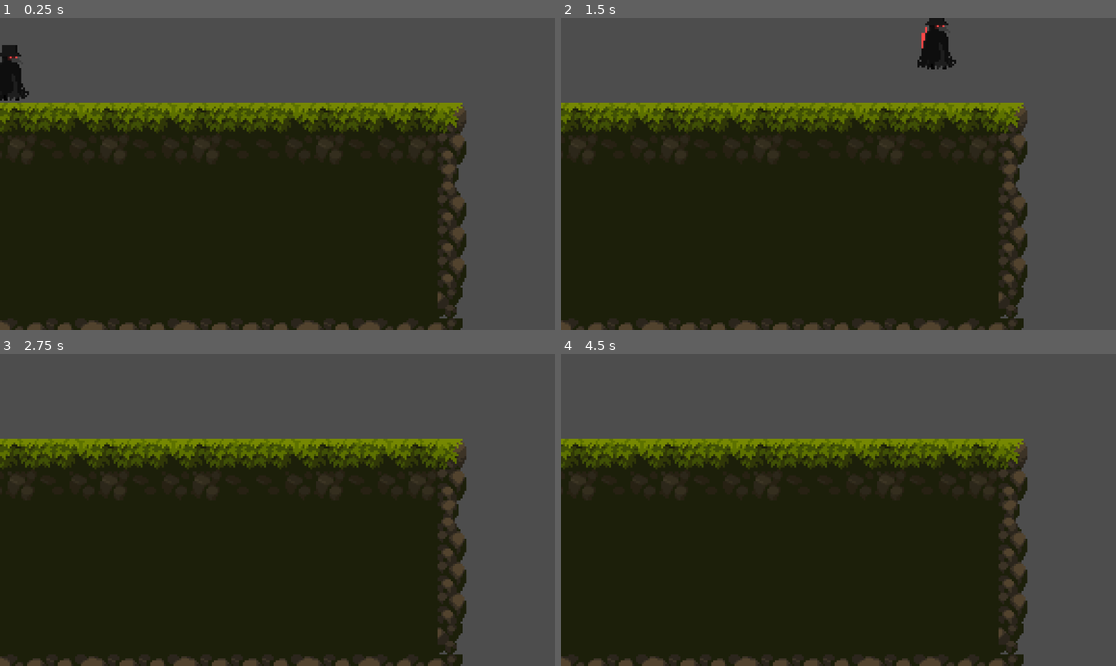
Above: before the commit, frames 1-4 (two rows, left to right).
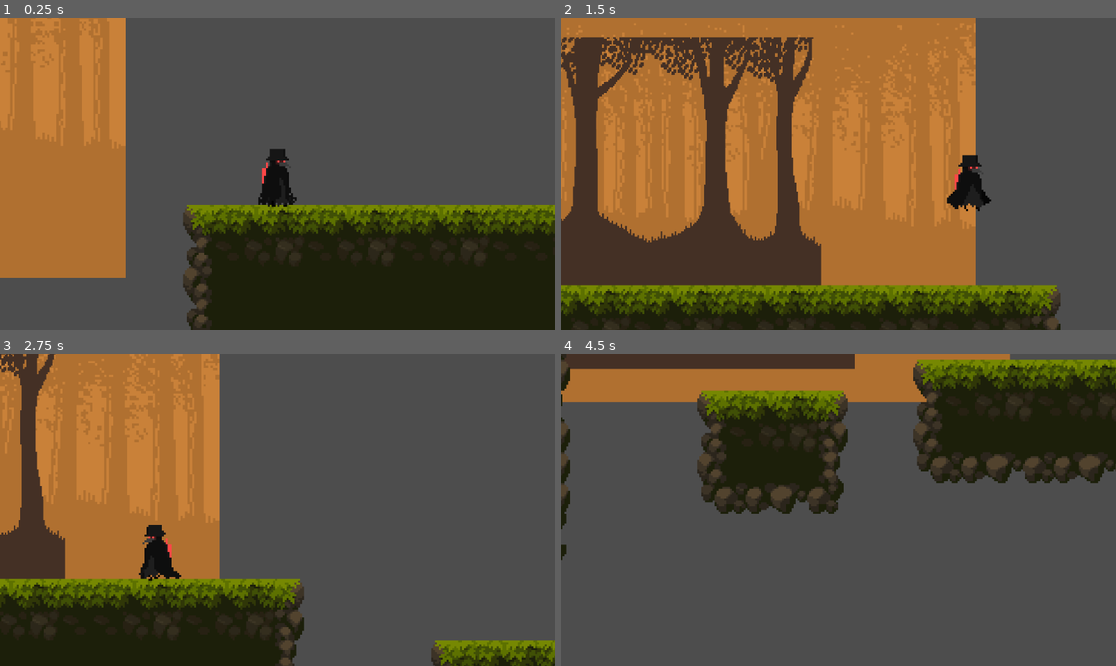
Above: after the commit, the same moments.

Repository: ryahaw43/RyanHGodot1
Game: Godot game, scene res://Levels/level.tscn
Two runs of this game, one before a commit and one after it. Both use one fixed random seed, a clock stepped at 60 frames per second and the inputs below.
Inputs:
- Up to frame 1 (0.25 s): no input
- Up to frame 2 (1.5 s): hold D (right) from 0.53 s (still down); tap Space (jump) at 0.6, 0.77, 1.07, 1.35 s
- Up to frame 3 (2.75 s): tap Space (jump) at 1.52, 1.82, 2.1 s; release D (right) at 2.03 s; hold A (left) from 2.03 s (still down)
- Up to frame 4 (4.5 s): release A (left) at 2.78 s; hold D (right) 2.78-4.28 s; tap Space (jump) at 2.85, 3.02, 3.32, 3.6, 3.77, 4.07, 4.35 s; hold A (left) from 4.28 s (still down)

The runs differ from the first frame. In frame 1, 58% of the frame differs, in the area x 0-100%, y 0-100%; in frame 2, 75%; in frame 3, 61%; in frame 4, 81%.

Commit message:
First commit of new repo
added double jump , experimenting with parallax backgrounds

Diff:
--- a/Characters/player.gd
+++ b/Characters/player.gd
@@ -3,25 +3,32 @@
 
 @export var speed : float = 200.0
 @export var jump_velocity : float = -150.0
-@export var double_jump_velocity : float = -100
+@export var double_jump_velocity : float = -200
+
+@onready var animated_sprite : AnimatedSprite2D = $AnimatedSprite2D
 
 # Get the gravity from the project settings to be synced with RigidBody nodes.
 var gravity = ProjectSettings.get_setting("physics/2d/default_gravity")
 var has_double_jumped : bool = false
-
+var animation_locked : bool = false
+var direction :Vector2 = Vector2.ZERO
+var was_in_air : bool = false
 
 func _physics_process(delta):
 	# Add the gravity.
 	if not is_on_floor():
 		velocity.y += gravity * delta
+		was_in_air = true
 	else:
 		has_double_jumped = false
+
+
 
 	# Handle Jump.
 	if Input.is_action_just_pressed("jump"):
 		if is_on_floor():
 			# Normal jump from floor
-			velocity.y = jump_velocity
+			jump()
 		elif not has_double_jumped:
 			# Double jump in air
 			velocity.y = double_jump_velocity
@@ -29,10 +36,42 @@
 
 	# Get the input direction and handle the movement/deceleration.
 	# As good practice, you should replace UI actions with custom gameplay actions.
-	var direction = Input.get_axis("left", "right")
+	direction = Input.get_vector("left", "right", "up", "down")
+
 	if direction:
-		velocity.x = direction * speed
+		velocity.x = direction.x * speed
 	else:
 		velocity.x = move_toward(velocity.x, 0, speed)
 
+
 	move_and_slide()
+	update_animation()
+	update_facing_direction()
+
+func update_animation():
+	if not animation_locked:
+		if not is_on_floor():
+			animated_sprite.play("jump_loop")
+		else:
+			if direction.x != 0:
+				animated_sprite.play("run")
+			else:
+				animated_sprite.play("idle")
+
+func update_facing_direction():
+	if direction.x > 0:
+		animated_sprite.flip_h = false
+	elif direction.x < 0:
+		animated_sprite.flip_h = true
+
+func jump():
+	velocity.y = jump_velocity
+	animated_sprite.play ("jump")
+	animation_locked = true
+
+
+func _on_animated_sprite_2d_animation_finished():
+	if(animated_sprite.animation == "jump"):
+		animation_locked = false
+	elif(animated_sprite.animation == "jump"):
+		animation_locked = false
--- a/Characters/player.tscn
+++ b/Characters/player.tscn
@@ -1,7 +1,163 @@
-[gd_scene load_steps=4 format=3 uid="uid://7j2bl3i5s1mf"]
+[gd_scene load_steps=25 format=3 uid="uid://7j2bl3i5s1mf"]
 
 [ext_resource type="Script" path="res://Characters/player.gd" id="1_0pyda"]
 [ext_resource type="Texture2D" uid="uid://djnpxbs1tapph" path="res://Crow Animations/crow_idle.png" id="1_y1haq"]
+[ext_resource type="Texture2D" uid="uid://clsnlmvpsu75s" path="res://Crow Animations/crow_walk.png" id="3_4qff2"]
+[ext_resource type="Texture2D" uid="uid://ftbvea2xf8xd" path="res://Crow Animations/crow_jump.png" id="3_jgj0u"]
+
+[sub_resource type="AtlasTexture" id="AtlasTexture_wnxv4"]
+atlas = ExtResource("1_y1haq")
+region = Rect2(0, 0, 64, 64)
+
+[sub_resource type="AtlasTexture" id="AtlasTexture_slmi2"]
+atlas = ExtResource("1_y1haq")
+region = Rect2(64, 0, 64, 64)
+
+[sub_resource type="AtlasTexture" id="AtlasTexture_yqc14"]
+atlas = ExtResource("1_y1haq")
+region = Rect2(128, 0, 64, 64)
+
+[sub_resource type="AtlasTexture" id="AtlasTexture_uoy4v"]
+atlas = ExtResource("1_y1haq")
+region = Rect2(192, 0, 64, 64)
+
+[sub_resource type="AtlasTexture" id="AtlasTexture_e3m51"]
+atlas = ExtResource("3_jgj0u")
+region = Rect2(0, 0, 64, 64)
+
+[sub_resource type="AtlasTexture" id="AtlasTexture_tk86h"]
+atlas = ExtResource("3_jgj0u")
+region = Rect2(64, 0, 64, 64)
+
+[sub_resource type="AtlasTexture" id="AtlasTexture_ktg0j"]
+atlas = ExtResource("3_jgj0u")
+region = Rect2(128, 0, 64, 64)
+
+[sub_resource type="AtlasTexture" id="AtlasTexture_0slys"]
+atlas = ExtResource("3_jgj0u")
+region = Rect2(192, 0, 64, 64)
+
+[sub_resource type="AtlasTexture" id="AtlasTexture_c4xdh"]
+atlas = ExtResource("3_jgj0u")
+region = Rect2(256, 0, 64, 64)
+
+[sub_resource type="AtlasTexture" id="AtlasTexture_ta2rc"]
+atlas = ExtResource("3_jgj0u")
+region = Rect2(320, 0, 64, 64)
+
+[sub_resource type="AtlasTexture" id="AtlasTexture_dqbe5"]
+atlas = ExtResource("3_jgj0u")
+region = Rect2(320, 0, 64, 64)
+
+[sub_resource type="AtlasTexture" id="AtlasTexture_kmrnm"]
+atlas = ExtResource("3_jgj0u")
+region = Rect2(256, 0, 64, 64)
+
+[sub_resource type="AtlasTexture" id="AtlasTexture_5bucm"]
+atlas = ExtResource("3_jgj0u")
+region = Rect2(128, 0, 64, 64)
+
+[sub_resource type="AtlasTexture" id="AtlasTexture_lesbm"]
+atlas = ExtResource("3_jgj0u")
+region = Rect2(192, 0, 64, 64)
+
+[sub_resource type="AtlasTexture" id="AtlasTexture_sq46g"]
+atlas = ExtResource("3_4qff2")
+region = Rect2(0, 0, 64, 64)
+
+[sub_resource type="AtlasTexture" id="AtlasTexture_3at60"]
+atlas = ExtResource("3_4qff2")
+region = Rect2(64, 0, 64, 64)
+
+[sub_resource type="AtlasTexture" id="AtlasTexture_gbjo5"]
+atlas = ExtResource("3_4qff2")
+region = Rect2(128, 0, 64, 64)
+
+[sub_resource type="AtlasTexture" id="AtlasTexture_40cg6"]
+atlas = ExtResource("3_4qff2")
+region = Rect2(192, 0, 64, 64)
+
+[sub_resource type="SpriteFrames" id="SpriteFrames_jsail"]
+animations = [{
+"frames": [{
+"duration": 1.0,
+"texture": SubResource("AtlasTexture_wnxv4")
+}, {
+"duration": 1.0,
+"texture": SubResource("AtlasTexture_slmi2")
+}, {
+"duration": 1.0,
+"texture": SubResource("AtlasTexture_yqc14")
+}, {
+"duration": 1.0,
+"texture": SubResource("AtlasTexture_uoy4v")
+}],
+"loop": true,
+"name": &"idle",
+"speed": 10.0
+}, {
+"frames": [{
+"duration": 1.0,
+"texture": SubResource("AtlasTexture_e3m51")
+}, {
+"duration": 1.0,
+"texture": SubResource("AtlasTexture_tk86h")
+}, {
+"duration": 1.0,
+"texture": SubResource("AtlasTexture_ktg0j")
+}, {
+"duration": 1.0,
+"texture": SubResource("AtlasTexture_0slys")
+}, {
+"duration": 1.0,
+"texture": SubResource("AtlasTexture_c4xdh")
+}, {
+"duration": 1.0,
+"texture": SubResource("AtlasTexture_ta2rc")
+}],
+"loop": false,
+"name": &"jump",
+"speed": 10.0
+}, {
+"frames": [{
+"duration": 1.0,
+"texture": SubResource("AtlasTexture_dqbe5")
+}, {
+"duration": 1.0,
+"texture": SubResource("AtlasTexture_kmrnm")
+}],
+"loop": true,
+"name": &"jump_double",
+"speed": 10.0
+}, {
+"frames": [{
+"duration": 1.0,
+"texture": SubResource("AtlasTexture_5bucm")
+}, {
+"duration": 1.0,
+"texture": SubResource("AtlasTexture_lesbm")
+}],
+"loop": true,
+"name": &"jump_loop",
+"speed": 10.0
+}, {
+"frames": [{
+"duration": 1.0,
+"texture": SubResource("AtlasTexture_sq46g")
+}, {
+"duration": 1.0,
+"texture": SubResource("AtlasTexture_3at60")
+}, {
+"duration": 1.0,
+"texture": SubResource("AtlasTexture_gbjo5")
+}, {
+"duration": 1.0,
+"texture": SubResource("AtlasTexture_40cg6")
+}],
+"loop": true,
+"name": &"run",
+"speed": 10.0
+}]
 
 [sub_resource type="CapsuleShape2D" id="CapsuleShape2D_1f21a"]
 radius = 9.0
@@ -10,11 +166,15 @@
 [node name="Player" type="CharacterBody2D"]
 script = ExtResource("1_0pyda")
 
-[node name="Sprite" type="Sprite2D" parent="."]
-texture = ExtResource("1_y1haq")
-hframes = 4
-frame = 1
+[node name="AnimatedSprite2D" type="AnimatedSprite2D" parent="."]
+position = Vector2(-32, -32)
+sprite_frames = SubResource("SpriteFrames_jsail")
+animation = &"idle"
+autoplay = "idle"
+centered = false
 
 [node name="CollisionShape2D" type="CollisionShape2D" parent="."]
-position = Vector2(0, 4)
+position = Vector2(0, 2)
 shape = SubResource("CapsuleShape2D_1f21a")
+
+[connection signal="animation_finished" from="AnimatedSprite2D" to="." method="_on_animated_sprite_2d_animation_finished"]
--- a/Levels/level.tscn
+++ b/Levels/level.tscn
@@ -1,7 +1,9 @@
-[gd_scene load_steps=5 format=3 uid="uid://b87ayf2y2aein"]
+[gd_scene load_steps=7 format=3 uid="uid://b87ayf2y2aein"]
 
 [ext_resource type="Texture2D" uid="uid://dqiwifq8otnvi" path="res://Art/Legacy-Fantasy - High Forest 2.3/Assets/Tiles.png" id="1_nc7yn"]
 [ext_resource type="PackedScene" uid="uid://7j2bl3i5s1mf" path="res://Characters/player.tscn" id="2_hffti"]
+[ext_resource type="Texture2D" uid="uid://c77eth83q58w0" path="res://parallax_forest_pack web/layers/parallax-forest-back-trees.png" id="3_vq730"]
+[ext_resource type="Texture2D" uid="uid://upfb8k03dgm6" path="res://parallax_forest_pack web/layers/parallax-forest-middle-trees.png" id="4_bdfju"]
 
 [sub_resource type="TileSetAtlasSource" id="TileSetAtlasSource_14srm"]
 texture = ExtResource("1_nc7yn")
@@ -1436,3 +1438,33 @@
 
 [node name="Player" parent="." instance=ExtResource("2_hffti")]
 position = Vector2(5, 28)
+
+[node name="RemoteTransform2D" type="RemoteTransform2D" parent="Player"]
+remote_path = NodePath("../../Camera2D")
+
+[node name="Camera2D" type="Camera2D" parent="."]
+position = Vector2(5, 28)
+process_callback = 0
+position_smoothing_enabled = true
+drag_horizontal_enabled = true
+drag_vertical_enabled = true
+
+[node name="ParallaxBackground" type="ParallaxBackground" parent="."]
+
+[node name="ParallaxLayer" type="ParallaxLayer" parent="ParallaxBackground"]
+position = Vector2(200, 0)
+motion_mirroring = Vector2(272, 0)
+
+[node name="Sprite2D" type="Sprite2D" parent="ParallaxBackground/ParallaxLayer"]
+position = Vector2(-165, -14)
+scale = Vector2(1.2, 1.2)
+texture = ExtResource("3_vq730")
+
+[node name="ParallaxLayer2" type="ParallaxLayer" parent="ParallaxBackground"]
+position = Vector2(200, 0)
+motion_mirroring = Vector2(272, 0)
+
+[node name="Sprite2D" type="Sprite2D" parent="ParallaxBackground/ParallaxLayer2"]
+position = Vector2(-191, -10)
+scale = Vector2(0.8, 0.934)
+texture = ExtResource("4_bdfju")
Binary file added: parallax_forest_pack web/layers/parallax-forest-back-trees.png
Not shown, added: parallax_forest_pack web/layers/parallax-forest-back-trees.png.import
Binary file added: parallax_forest_pack web/layers/parallax-forest-front-trees.png
Not shown, added: parallax_forest_pack web/layers/parallax-forest-front-trees.png.import
Binary file added: parallax_forest_pack web/layers/parallax-forest-lights.png
Not shown, added: parallax_forest_pack web/layers/parallax-forest-lights.png.import
Binary file added: parallax_forest_pack web/layers/parallax-forest-middle-trees.png
Not shown, added: parallax_forest_pack web/layers/parallax-forest-middle-trees.png.import
Not shown, added: parallax_forest_pack web/license.txt
Not shown, added: parallax_forest_pack web/layers/.DS_Store
Not shown, added: parallax_forest_pack web/parallax-forest.psd
